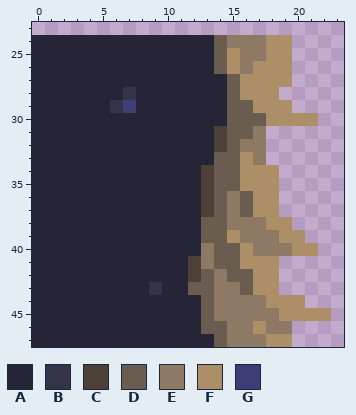
A pixel-art file gets an edit: assets_src/image/terrain/tilesetsTall/bg/grass_cave_wall_tileset_tall_2_1.ase. That is the earlier state.
24x48 pixels, 1 frame. Shown: x 0..23, y 23..47.
Visible layers, top first: "Void", "walls", "Shadow".
Palette (. is transparent): A #262437  B #353348  C #4d4036  D #6b5c50  E #8d7964  F #ac8e67  G #3e3d75
Pixels before, first column x 0:
24 AAAAAAAAAAAAAADEEEFF...
25 AAAAAAAAAAAAAADFEEFF...
26 AAAAAAAAAAAAAADFEFFF...
27 AAAAAAAAAAAAAAADFFFF...
28 AAAAAAABAAAAAAADFFF....
29 AAAAAABGAAAAAAADDFFF...
30 AAAAAAAAAAAAAAADDDFFFF.
31 AAAAAAAAAAAAAACDDE.....
32 AAAAAAAAAAAAAACDEE.....
33 AAAAAAAAAAAAAADDFE.....
34 AAAAAAAAAAAAACDDFFF....
35 AAAAAAAAAAAAACDDFFF....
36 AAAAAAAAAAAAACDEDFF....
37 AAAAAAAAAAAAACDEDFF....
38 AAAAAAAAAAAAADDEEEFF...
39 AAAAAAAAAAAAADDFEEEFF..
40 AAAAAAAAAAAAAEDDFEEEFF.
41 AAAAAAAAAAAACEDDFFF....
42 AAAAAAAAAAAACDEDDFF....
43 AAAAAAAAABAADDEEDFF....
44 AAAAAAAAAAAAADEEEEFFF..
45 AAAAAAAAAAAAADEEEEEFFFF
46 AAAAAAAAAAAAADDEEFEE...
47 AAAAAAAAAAAAAADEEEFF...
New version:
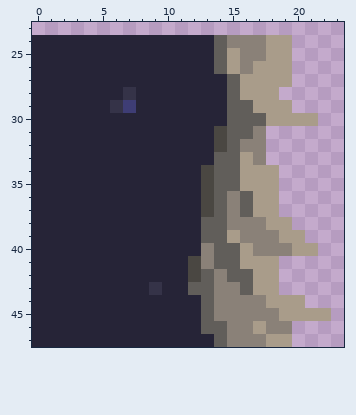
What changed:
colour C: #4d4036 -> #4a4742
colour D: #6b5c50 -> #615e5a
colour E: #8d7964 -> #8a8178
colour F: #ac8e67 -> #a99c8a
